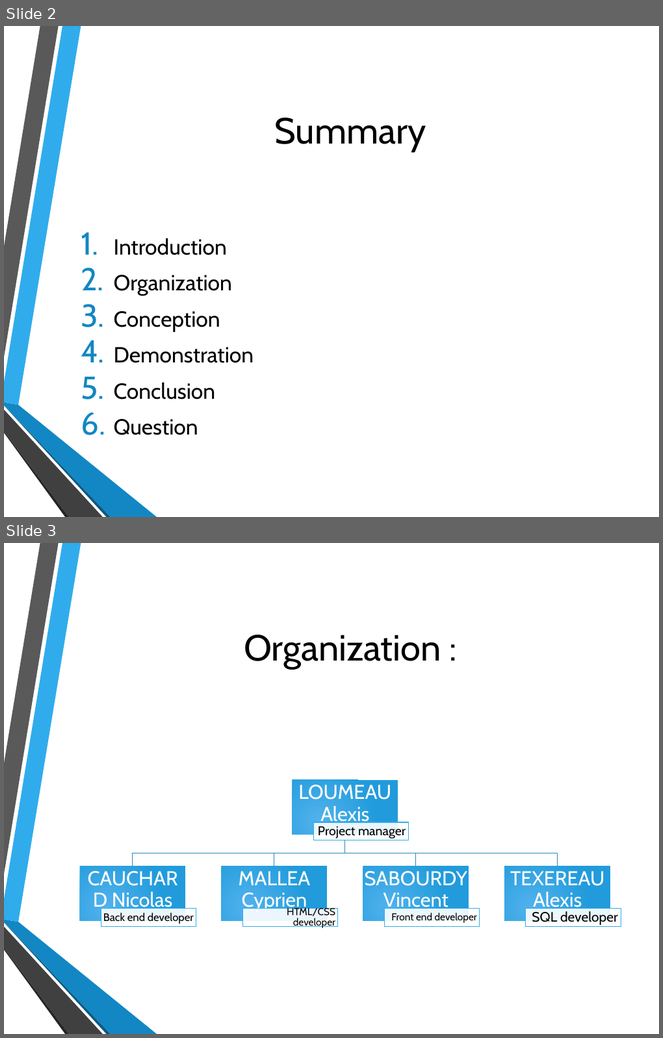
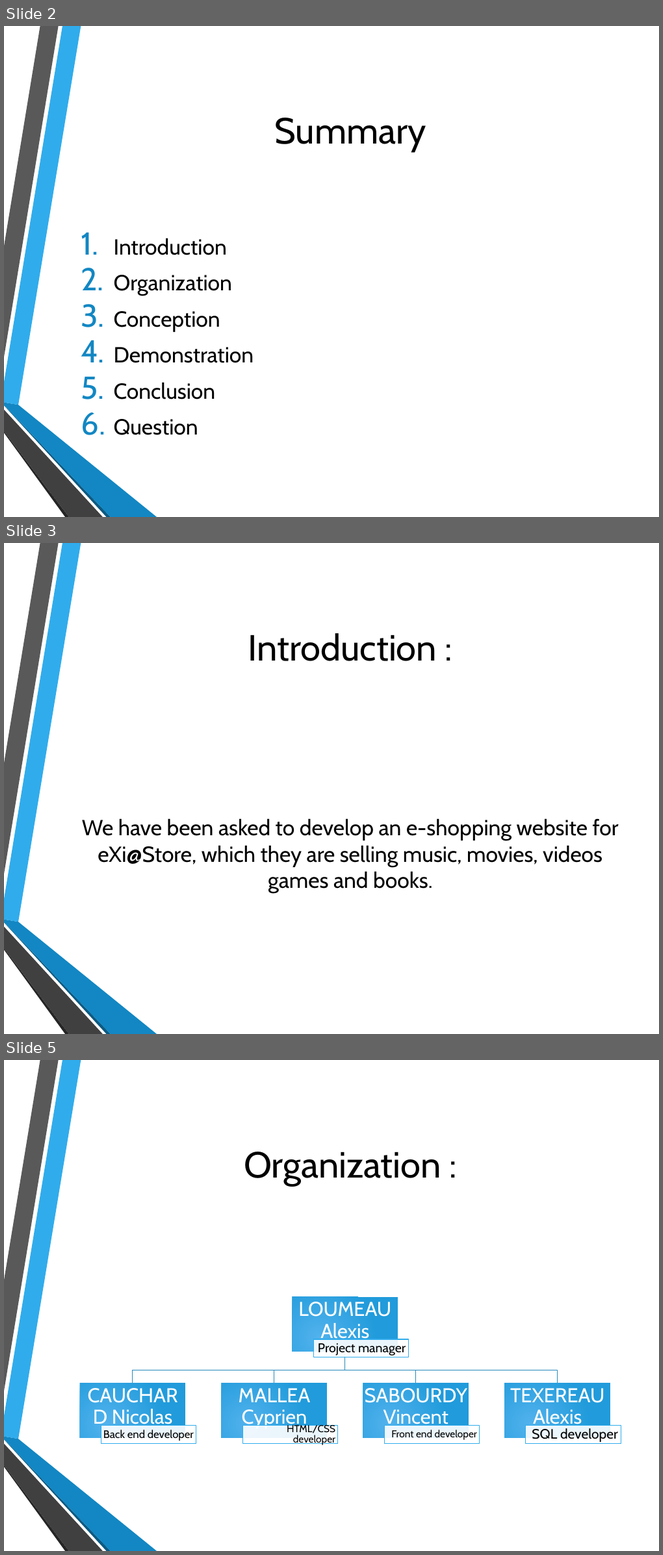
Before and after one commit to Alex4064/ProjetWeb, a slide deck: Documentation/Presentation project.pptx. Shown one above the other, each under a label of ours: slides 2 and 3 before the commit, slides 2, 3 and 5 after it; the slides between them are not shown. The pictures are 663x1038 and 663x1555 pixels, drawn with LibreOffice and Linux fonts; fonts in the diff are those of the drawing; background and template pictures are left out. Boxes give left, top, right and bottom in pixels: in the first picture for what was removed or moved away, otherwise in the second. Text is boxed around its words. In the diff, an @@ line names an element or a change of style, - is before the commit and + after.

```diff
--- a/Documentation/Presentation project.pptx
+++ b/Documentation/Presentation project.pptx
@@ slide 3 added at (4,543,659,1034), background picture (left out); not listed: 6 template elements that a slide beside it also shows @@
@@ title added at (248,633,437,661), 40 pt, text #000000 @@
+Introduction :
@@ text added at (82,819,619,893), 24 pt, text #000000 @@
+We have been asked to develop an e-shopping website for eXi@Store, which they are selling music, movies, videos games and books.
@@ what was slide 3 is now slide 5 @@
```
Also in this commit, not shown: 1 slide changed, 7 other slides added, 39 other files.
